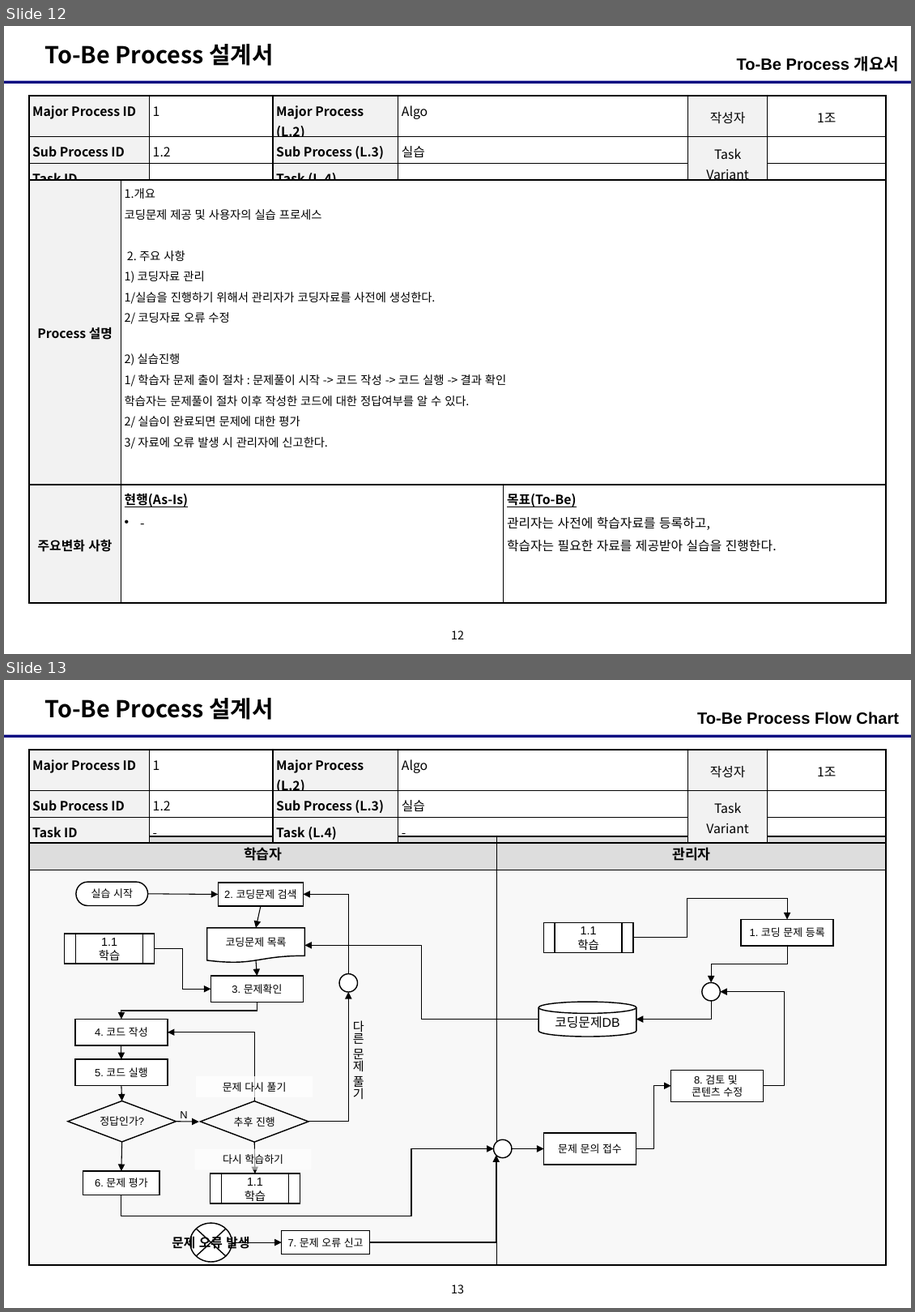
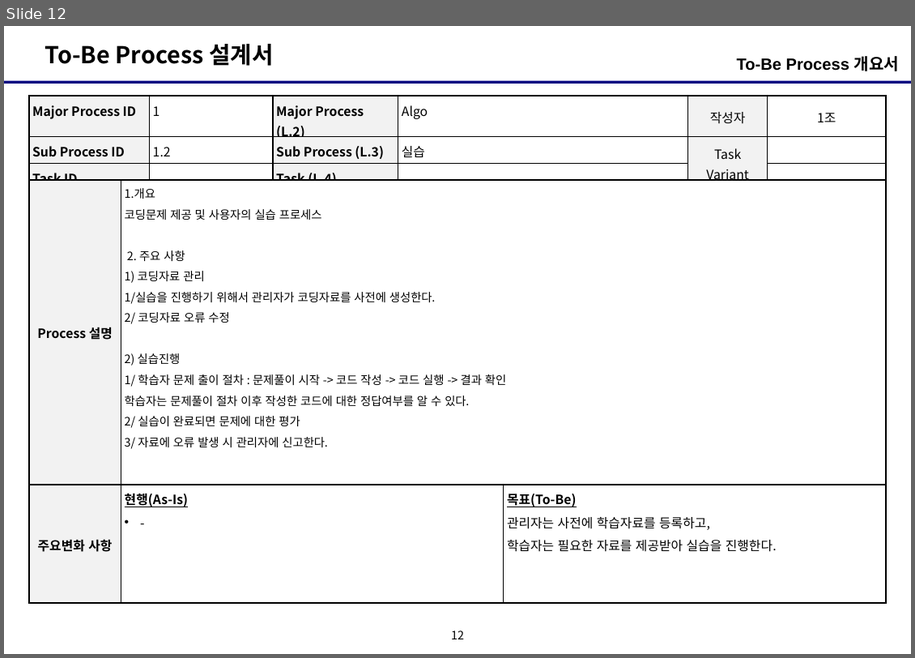
Before and after one commit to Uginim/JavaSWEngineeringCourse, a slide deck: documents/팀프로젝트/팀구성_개발일정_DB설계/프로세스설계서_200219_1221.pptx. Shown one above the other, each under a label of ours: slides 12 and 13 before the commit, slide 12 after it. The pictures are 915x1312 and 915x658 pixels, drawn with LibreOffice and Linux fonts; fonts in the diff are those of the drawing. Boxes give left, top, right and bottom in pixels: in the first picture for what was removed or moved away, otherwise in the second. Text is boxed around its words. In the diff, an @@ line names an element or a change of style, - is before the commit and + after.

```diff
--- a/documents/팀프로젝트/팀구성_개발일정_DB설계/프로세스설계서_200219_1221.pptx
+++ b/documents/팀프로젝트/팀구성_개발일정_DB설계/프로세스설계서_200219_1221.pptx
@@ slide 13 removed at (4, 680, 911, 1308), background #FFFFFF; not listed: 3 template elements that a slide beside it also shows @@
@@ text removed at (697, 712, 899, 725) @@
-To-Be Process Flow Chart
@@ table removed at (29, 750, 887, 843), 3 rows, 6 columns @@
-Major Process ID | 1 | Major Process (L.2) | Algo | 작성자 | 1조
-Sub Process ID | 1.2 | Sub Process (L.3) | 실습 | Task Variant | 
-Task ID | - | Task (L.4) | - |  | 
@@ table removed at (29, 836, 887, 1265), 2 rows, 2 columns @@
-학습자 | 관리자
- | 
@@ group removed at (64, 882, 833, 1262): 13 elbow arrows, 10 rectangles, 10 arrows, 3 ellipses, 3 flow chart predefined processes, 3 texts, 2 diamonds, 1 flow chart document, 1 cylinder, 1 pill shape, 1 flow chart summing junction @@
-1. 코딩 문제 등록
-3. 문제확인
-정답인가?
-코딩문제 목록
-문제 문의 접수
-8. 검토 및
-콘텐츠 수정
-코딩문제DB
-6. 문제 평가
-1.1
-학습
-실습 시작
-2. 코딩문제 검색
-4. 코드 작성
-5. 코드 실행
-다른 문제 풀기
-N
-1.1
-학습
-추후 진행
-문제 다시 풀기
-다시 학습하기
-7. 문제 오류 신고
-문제 오류 발생
-1.1
-학습
```
Also in this commit, not shown: 2 other slides removed, 17 other files.
